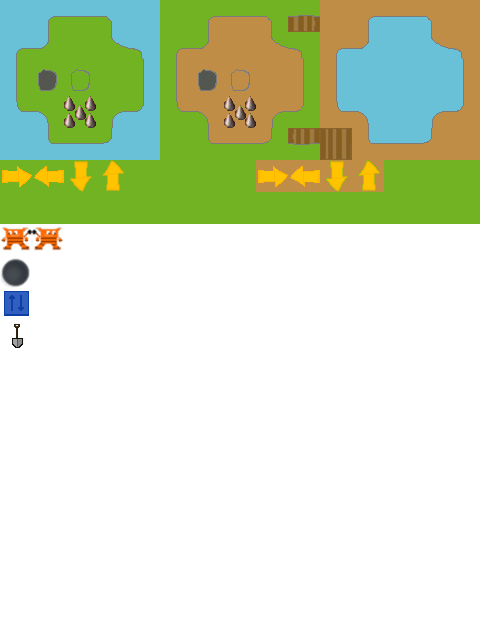
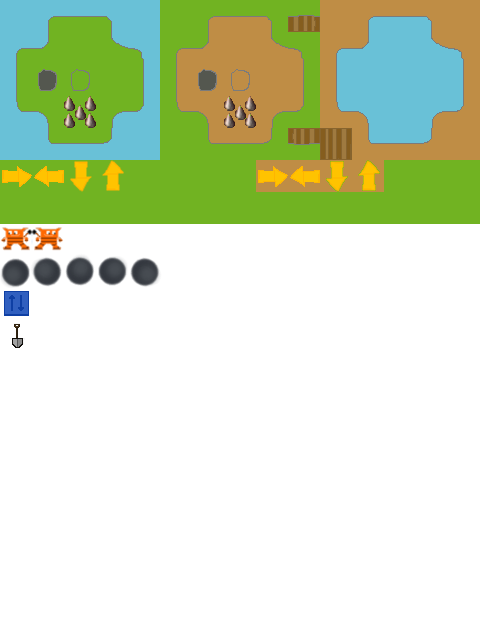
Before/after of a 480px x 640px layered artwork. What changed in the layer stack:
painted on "bfs-tileset.png" over [31, 254, 161, 287]
